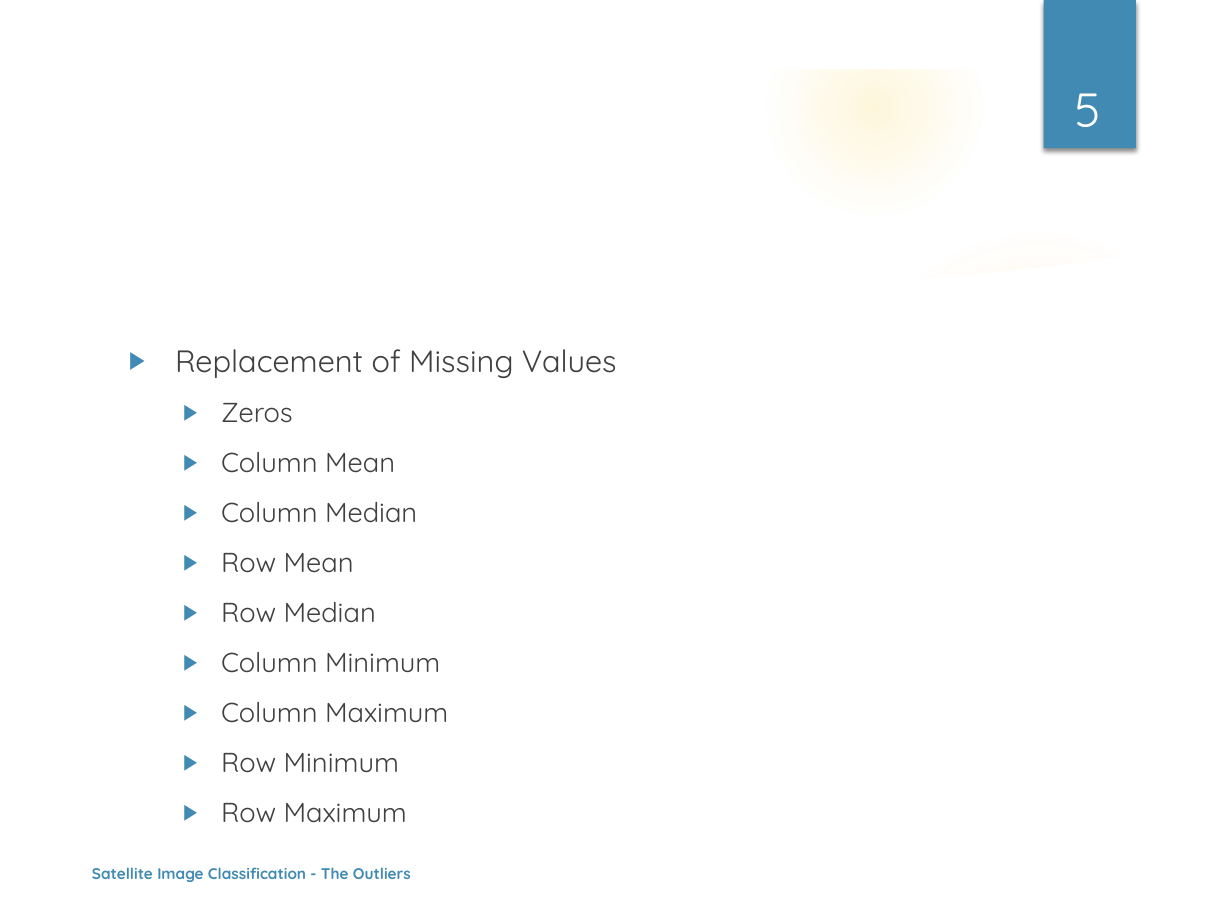
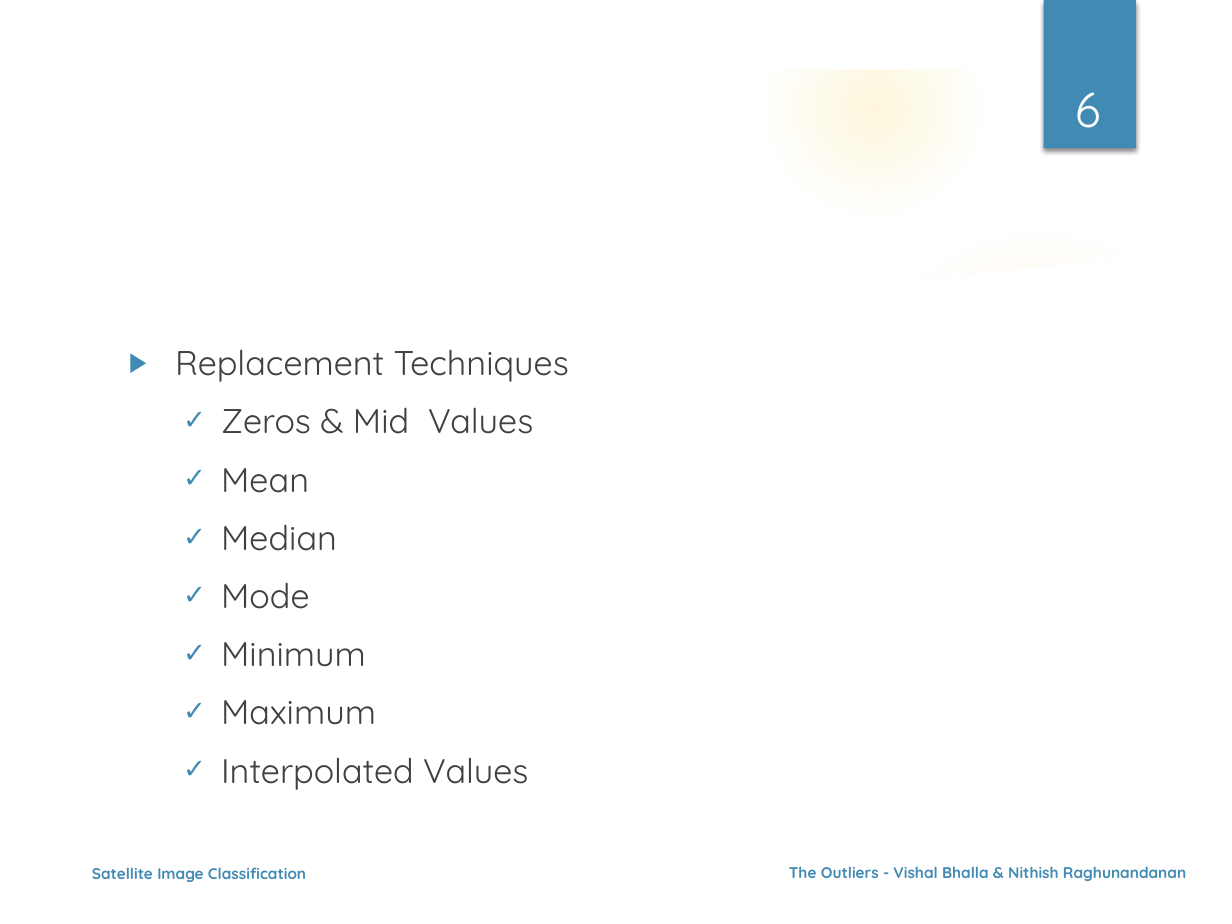
Before and after one commit to nehgu/Anomaly-Detection, a slide deck: slide 6 of Challenges/Satellite Image Data Set - Challenge 2/Ppt - Satellite Image Dataset Classification Challenge-2.pptx (slide 5 before the commit). Drawn at 1232x924 pixels with LibreOffice and Linux fonts; fonts in the diff are those of the drawing; background and template pictures are left out. Boxes give left, top, right and bottom in pixels: in the first picture for what was removed or moved away, otherwise in the second. Text is boxed around its words. In the diff, an @@ line names an element or a change of style, - is before the commit and + after.

```diff
--- a/Challenges/Satellite Image Data Set - Challenge 2/Ppt - Satellite Image Dataset Classification Challenge-2.pptx
+++ b/Challenges/Satellite Image Data Set - Challenge 2/Ppt - Satellite Image Dataset Classification Challenge-2.pptx
@@ page number at (1075, 92, 1101, 128): text changed @@
-5
+6
@@ text at (175, 349, 569, 790): text changed; size 16 to 20 pt @@
-▶ Replacement of Missing Values
-  ▶ Zeros
-  ▶ Column Mean
-  ▶ Column Median
-  ▶ Row Mean
-  ▶ Row Median
-  ▶ Column Minimum
-  ▶ Column Maximum
-  ▶ Row Minimum
-  ▶ Row Maximum
+▶ Replacement Techniques
+  ✓ Zeros & Mid Values
+  ✓ Mean
+  ✓ Median
+  ✓ Mode
+  ✓ Minimum
+  ✓ Maximum
+  ✓ Interpolated Values
@@ text at (92, 867, 306, 882): text changed @@
-Satellite Image Classification - The Outliers
+Satellite Image Classification
@@ text added at (789, 866, 1186, 881), 9 pt, text #418AB3, bold @@
+The Outliers - Vishal Bhalla & Nithish Raghunandanan
```
Also in this commit, not shown: 11 other slides changed, 1 slide added, 1 other file.
